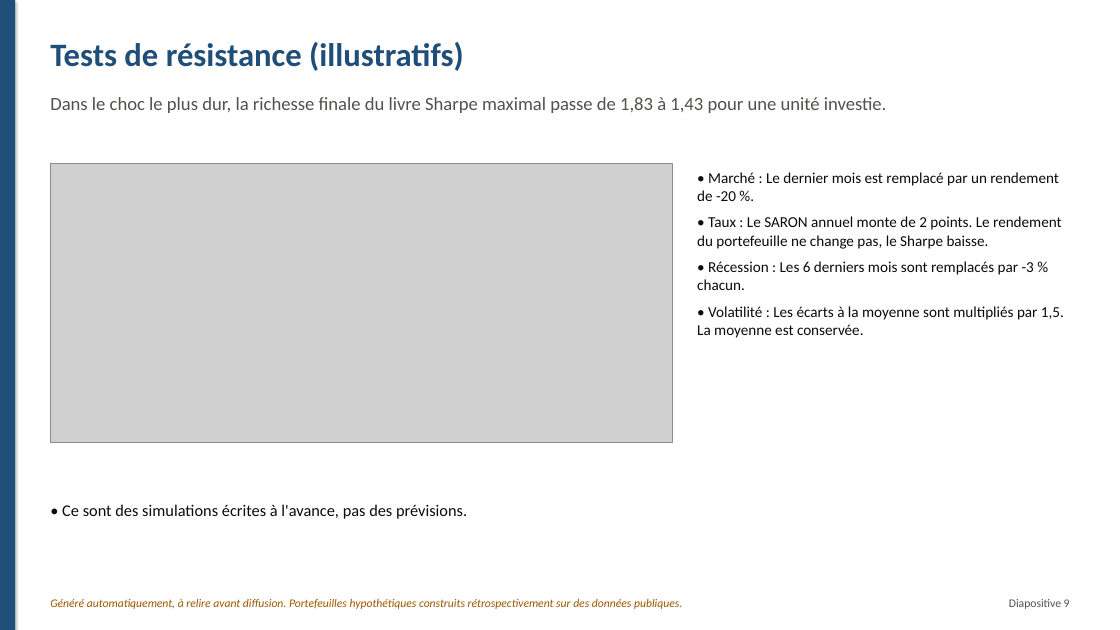
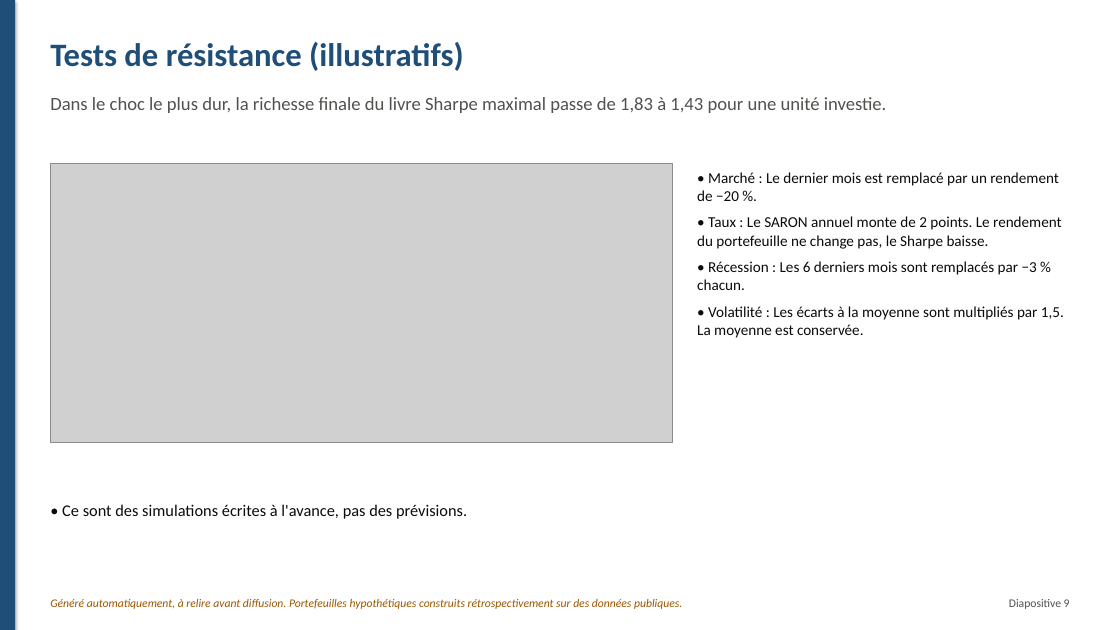
Before and after one commit to fatybarbosa/investment-analytics-platform, a slide deck: slide 9 of reports/management/presentation_management.pptx. Drawn at 1120x630 pixels with LibreOffice and Linux fonts; fonts in the diff are those of the drawing; grey boxes stand for pictures. Boxes give left, top, right and bottom in pixels: in the first picture for what was removed or moved away, otherwise in the second. Text is boxed around its words. In the diff, an @@ line names an element or a change of style, - is before the commit and + after.

```diff
--- a/reports/management/presentation_management.pptx
+++ b/reports/management/presentation_management.pptx
@@ text at (697,172,1059,201): text changed @@
-• Marché : Le dernier mois est remplacé par un rendement de -20 %.
+• Marché : Le dernier mois est remplacé par un rendement de −20 %.
@@ text at (697,261,1037,290): text changed @@
-• Récession : Les 6 derniers mois sont remplacés par -3 % chacun.
+• Récession : Les 6 derniers mois sont remplacés par −3 % chacun.
```
Also in this commit, not shown: 8 other slides changed, 2 slides added, 1 slide removed, 45 other files.
